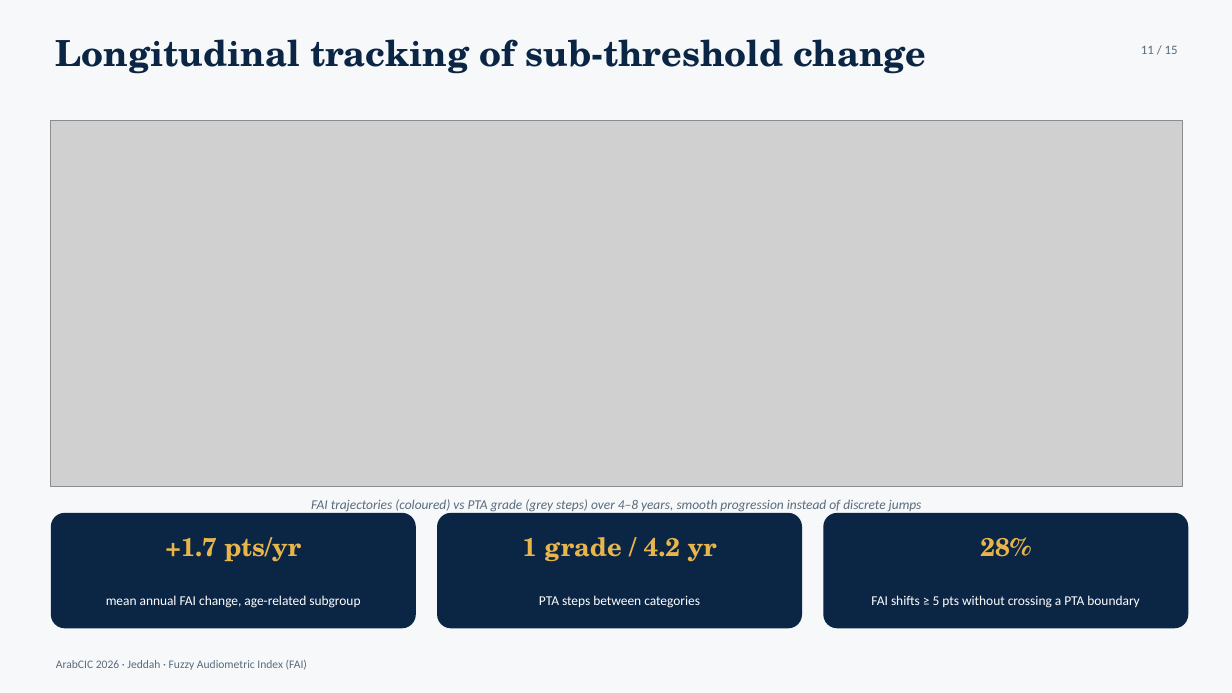
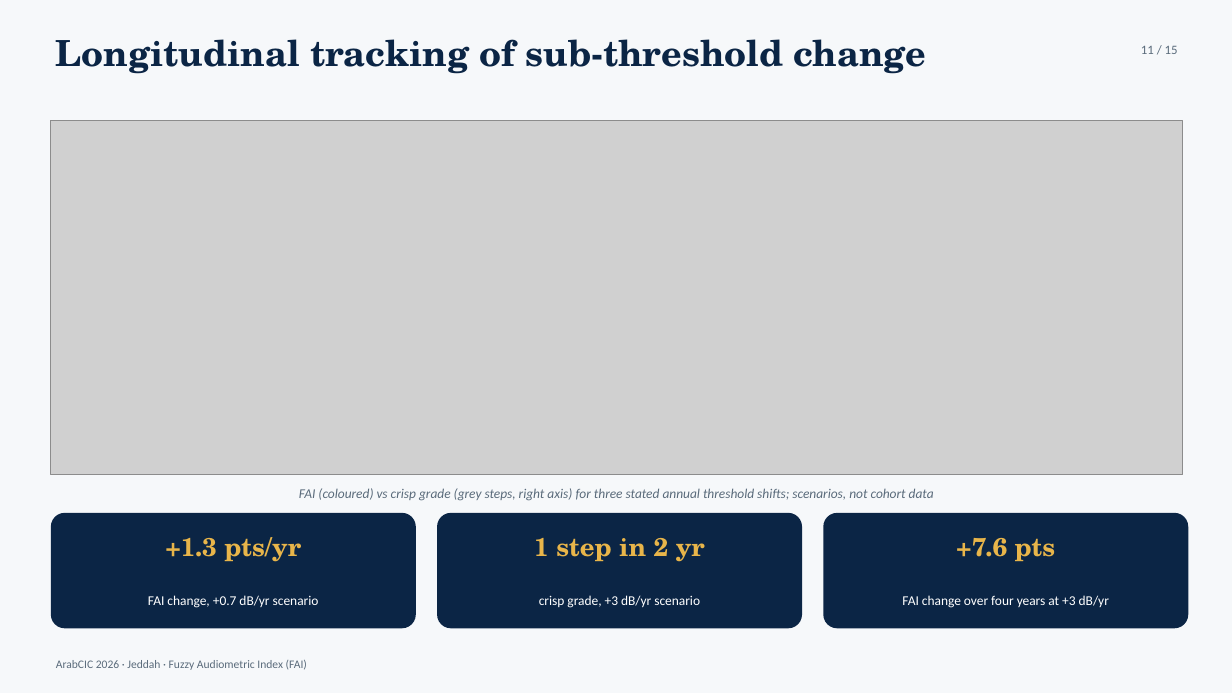
Before and after one commit to ameye/fuzzy-audiogram, a slide deck: slide 11 of arabcic2026/arabcic2026_fuzzy_audiogram.pptx. Drawn at 1232x693 pixels with LibreOffice and Linux fonts; fonts in the diff are those of the drawing; grey boxes stand for pictures. Boxes give left, top, right and bottom in pixels: in the first picture for what was removed or moved away, otherwise in the second. Text is boxed around its words. In the diff, an @@ line names an element or a change of style, - is before the commit and + after.

```diff
--- a/arabcic2026/arabcic2026_fuzzy_audiogram.pptx
+++ b/arabcic2026/arabcic2026_fuzzy_audiogram.pptx
@@ picture: place and size @@
-picture at (51, 120, 1183, 486)
+picture at (51, 120, 1183, 475)
@@ text at (299, 488, 934, 501): text changed @@
-FAI trajectories (coloured) vs PTA grade (grey steps) over 4–8 years, smooth progression instead of discrete jumps
+FAI (coloured) vs crisp grade (grey steps, right axis) for three stated annual threshold shifts; scenarios, not cohort data
@@ text at (165, 537, 301, 562): text changed @@
-+1.7 pts/yr
++1.3 pts/yr
@@ text at (534, 538, 705, 562): text changed @@
-1 grade / 4.2 yr
+1 step in 2 yr
@@ text at (956, 538, 1056, 561): text changed @@
-28%
++7.6 pts
@@ text at (148, 595, 319, 608): text changed @@
-mean annual FAI change, age-related subgroup
+FAI change, +0.7 dB/yr scenario
@@ text at (539, 595, 700, 608): text changed @@
-PTA steps between categories
+crisp grade, +3 dB/yr scenario
@@ text at (902, 595, 1109, 608): text changed @@
-FAI shifts ≥ 5 pts without crossing a PTA boundary
+FAI change over four years at +3 dB/yr
```
Also in this commit, not shown: 11 other slides changed, 46 other files.
